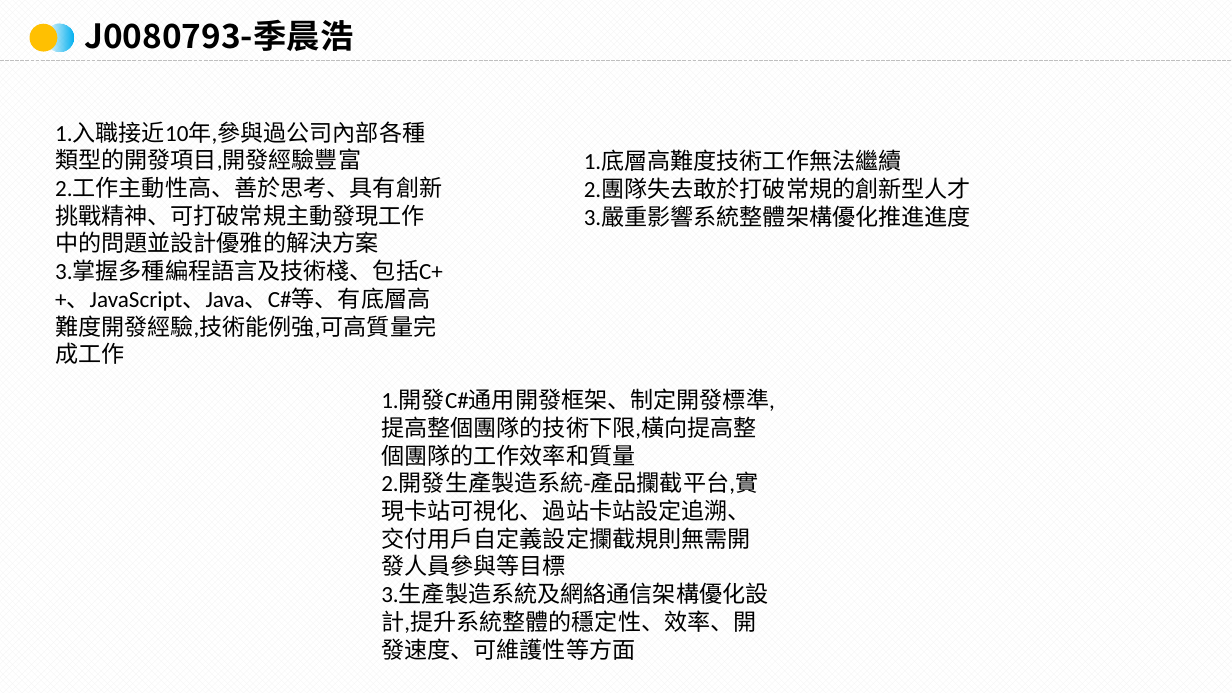
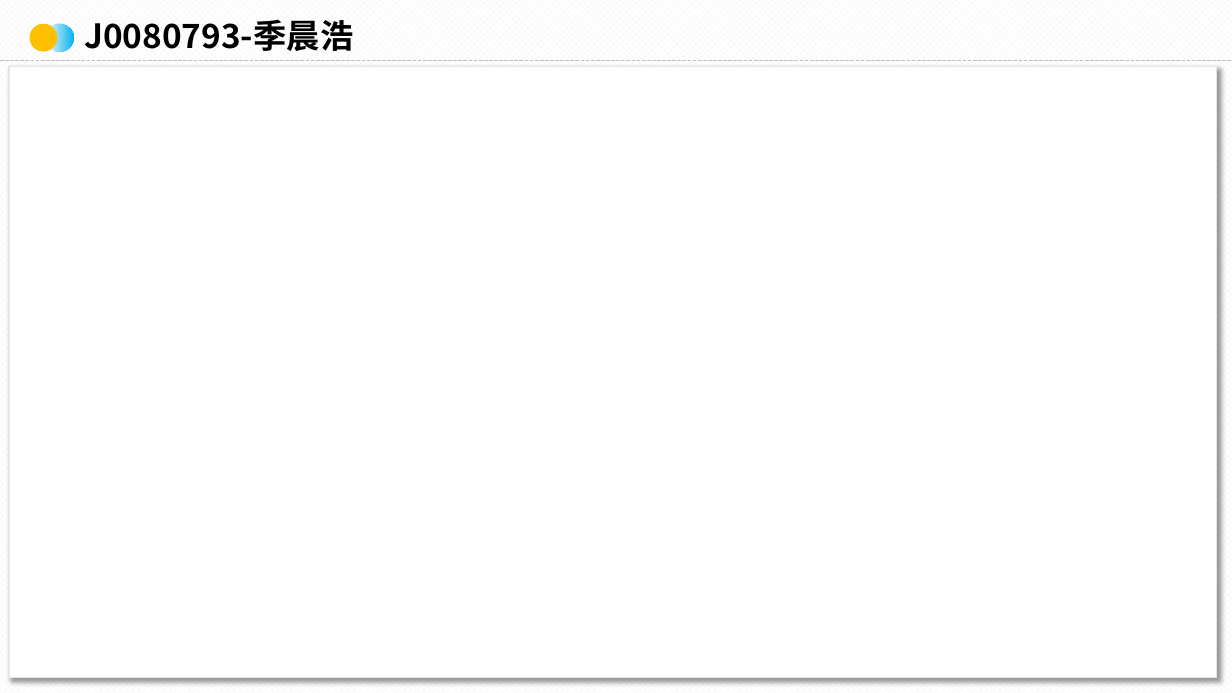
Before and after one commit to NoBug4Ever/work_files, a slide deck: slide 3 of J0080793.pptx. Drawn at 1232x693 pixels with LibreOffice and Linux fonts; fonts in the diff are those of the drawing; background and template pictures are left out. Boxes give left, top, right and bottom in pixels: in the first picture for what was removed or moved away, otherwise in the second. Text is boxed around its words. In the diff, an @@ line names an element or a change of style, - is before the commit and + after.

```diff
--- a/J0080793.pptx
+++ b/J0080793.pptx
@@ rectangle added at [9,67,1217,678], fill #FFFFFF, outline #E7E6E6 1 pt @@
@@ text removed at [55,121,443,364] @@
-1.入職接近10年,參與過公司內部各種類型的開發項目,開發經驗豐富
-2.工作主動性高、善於思考、具有創新挑戰精神、可打破常規主動發現工作中的問題並設計優雅的解決方案
-3.掌握多種編程語言及技術棧、包括C++、JavaScript、Java、C#等、有底層高難度開發經驗,技術能例強,可高質量完成工作
@@ text removed at [584,150,971,227] @@
-1.底層高難度技術工作無法繼續
-2.團隊失去敢於打破常規的創新型人才
-3.嚴重影響系統整體架構優化推進進度
@@ text removed at [381,389,775,660] @@
-1.開發C#通用開發框架、制定開發標準,提高整個團隊的技術下限,橫向提高整個團隊的工作效率和質量
-2.開發生產製造系統-產品攔截平台,實現卡站可視化、過站卡站設定追溯、交付用戶自定義設定攔截規則無需開發人員參與等目標
-3.生產製造系統及網絡通信架構優化設計,提升系統整體的穩定性、效率、開發速度、可維護性等方面
```
Also in this commit, not shown: 3 other slides changed, 1 slide added, 1 other file.
